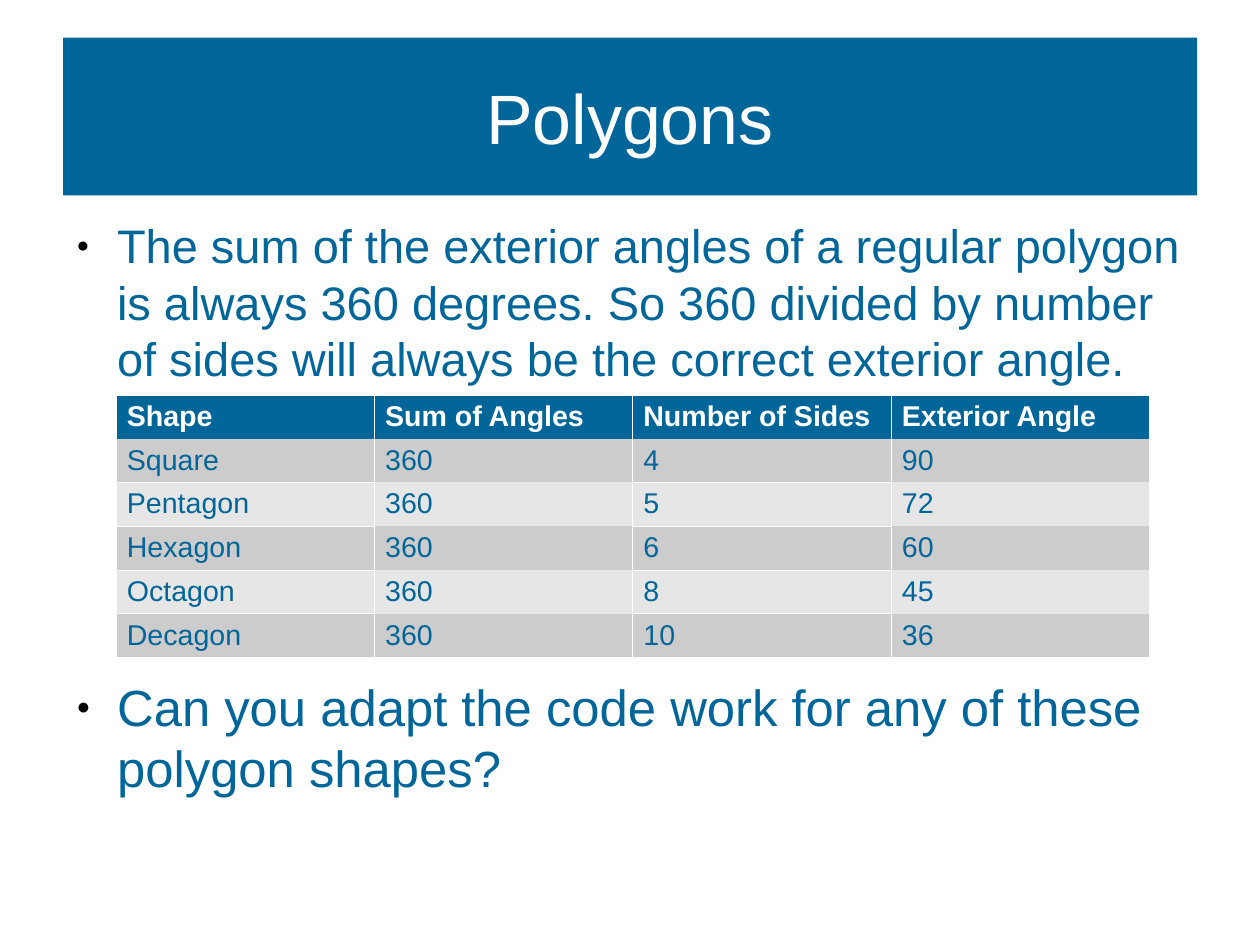
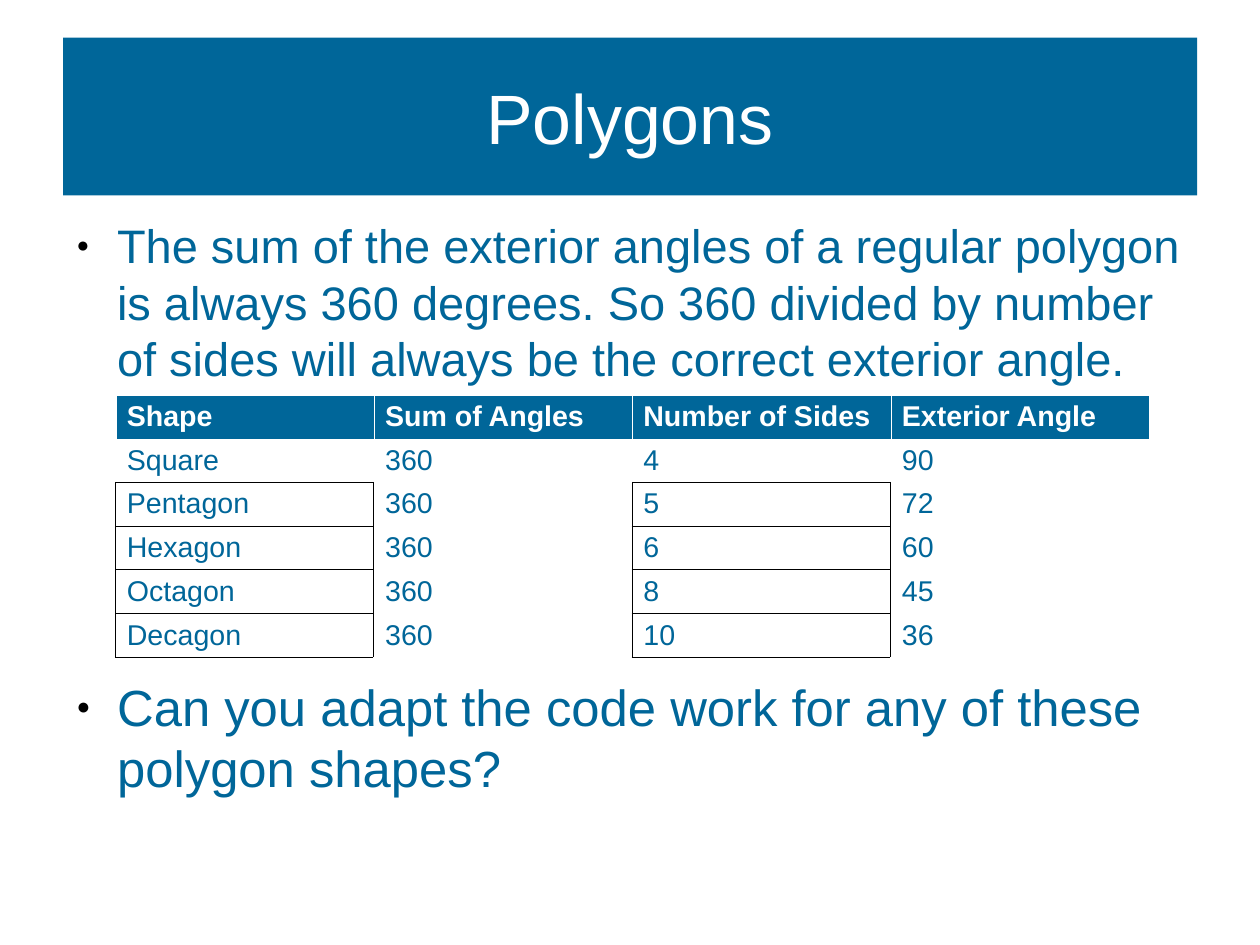
Before and after one commit to MarkGadsby/TeachingNotes, a slide deck: slide 15 of GeneralTextFiles/Markdown_BSC_Notes/Slides_HoneyCombe.odp. Drawn at 1260x945 pixels with LibreOffice and Linux fonts; fonts in the diff are those of the drawing; background and template pictures are left out. Boxes give left, top, right and bottom in pixels: in the first picture for what was removed or moved away, otherwise in the second. Text is boxed around its words. In the diff, an @@ line names an element or a change of style, - is before the commit and + after.

Commit message:
Finished slides

```diff
--- a/GeneralTextFiles/Markdown_BSC_Notes/Slides_HoneyCombe.odp
+++ b/GeneralTextFiles/Markdown_BSC_Notes/Slides_HoneyCombe.odp
@@ table at <box>115,394,1149,657</box> @@
@@ fill #CCCCCC to none in 12 cells @@
@@ fill #E6E6E6 to none in 8 cells @@
@@ borders changed @@
```
Also in this commit, not shown: 2 slides added, 2 other files.
